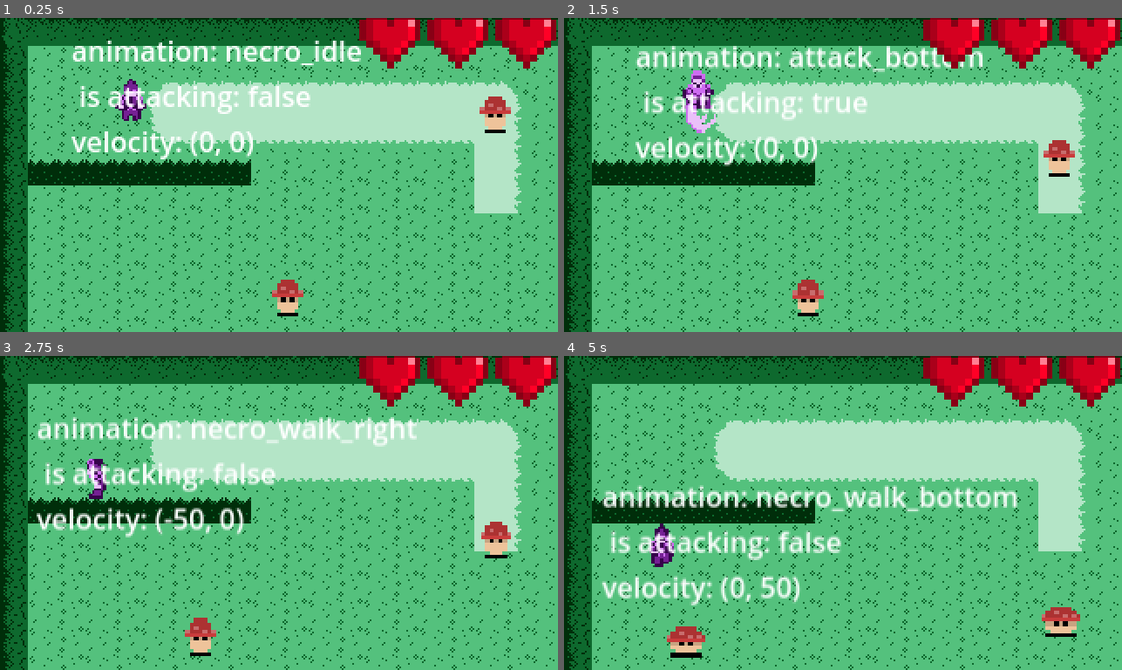
Above: before the commit, frames 1-4 (two rows, left to right).
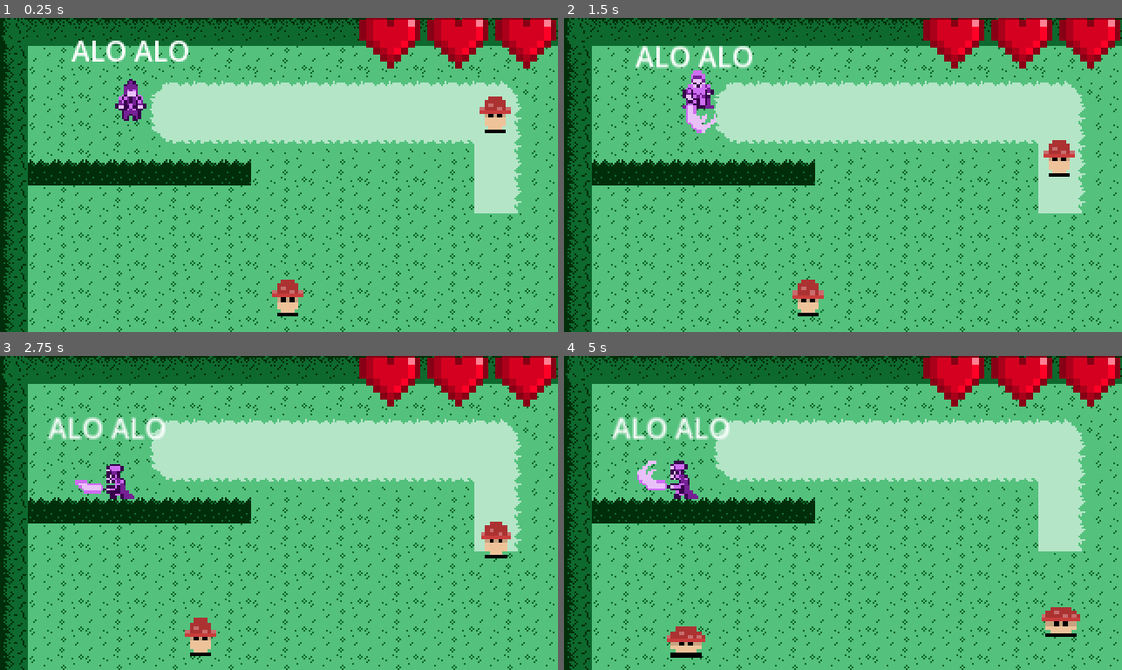
Above: after the commit, the same moments.

Repository: MadDevInc/GameJamFGA-TimeBrunoArtAttack
Game: Godot game, scene res://Scenes/World/world.tscn
Two runs of this game, one before a commit and one after it. Both use one fixed random seed, a clock stepped at 60 frames per second and the inputs below. The project has no main scene, so this scene is started directly.
Inputs (mouse positions are in pixels of both pictures, inside the frame that each line leads up to):
- Up to frame 1 (0.25 s): no input
- Up to frame 2 (1.5 s): move the mouse to (965, 159) at 0.52 s; tap Space (attack) at 0.6, 1.35 s; move the mouse to (731, 190) at 1.27 s; hold S (down) from 1.28 s (still down)
- Up to frame 3 (2.75 s): move the mouse to (334, 443) at 2.02 s; release S (down) at 2.03 s; hold A (key_a) from 2.03 s (still down); tap Space (attack) at 2.3 s
- Up to frame 4 (5 s): move the mouse to (815, 575) at 2.77 s; release A (key_a) at 2.78 s; tap D (key_d) at 2.85 s; tap Space (attack) at 3.05, 3.8, 4.55 s; move the mouse to (1010, 560) at 3.52 s; hold Shift (key_shift) 3.53-4.28 s; hold S (down) from 3.53 s (still down); move the mouse to (675, 465) at 4.27 s; tap W (key_w) at 4.35 s

The runs differ from the first frame. In frame 1, 3.9% of the frame differs, in the area x 12-65%, y 7-45%; in frame 2, 4.5%; in frame 3, 5.5%; in frame 4, 7.2%, in the area x 6-82%, y 19-80%.

Commit message:
so certificano

Diff:
--- a/NecroGame/necro/Scenes/Enemies/enemies.gd
+++ b/NecroGame/necro/Scenes/Enemies/enemies.gd
@@ -32,3 +32,9 @@
 	updateVelocity()
 	move_and_slide()
 	updateAnimation()
+
+
+func _on_hurt_box_area_entered(area):
+	if area == $hitBox:
+		return
+	print("slime hit")
--- a/NecroGame/necro/Scenes/Enemies/enemies.tscn
+++ b/NecroGame/necro/Scenes/Enemies/enemies.tscn
@@ -59,6 +59,9 @@
 radius = 8.0
 height = 24.0
 
+[sub_resource type="CircleShape2D" id="CircleShape2D_fl338"]
+radius = 12.0
+
 [node name="Enemies" type="CharacterBody2D"]
 position = Vector2(59, 35)
 collision_layer = 2
@@ -83,3 +86,13 @@
 position = Vector2(0, -1)
 shape = SubResource("CapsuleShape2D_cp4q5")
 debug_color = Color(0.893993, 0.000217551, 0.782546, 0.42)
+
+[node name="hurtBox" type="Area2D" parent="."]
+collision_layer = 0
+collision_mask = 4
+
+[node name="CollisionShape2D" type="CollisionShape2D" parent="hurtBox"]
+position = Vector2(-1, -3)
+shape = SubResource("CircleShape2D_fl338")
+
+[connection signal="area_entered" from="hurtBox" to="." method="_on_hurt_box_area_entered"]
--- a/NecroGame/necro/Scenes/Player/player.gd
+++ b/NecroGame/necro/Scenes/Player/player.gd
@@ -18,7 +18,7 @@
 var is_attacking : bool = false
 
 func _physics_process(delta):
-	$Label.text = ("animation: " + $AnimatedSprite2D.animation + "\n is attacking: "+ str(is_attacking) + "\nvelocity: " + str(velocity))
+	#$Label.text = ("animation: " + $AnimatedSprite2D.animation + "\n is attacking: "+ str(is_attacking) + "\nvelocity: " + str(velocity))
 
 	var direction_x = Input.get_axis("left", "right")
 	var direction_y = Input.get_axis("up", "down")
@@ -35,21 +35,18 @@
 			velocity.y = move_toward(velocity.y, 0, SPEED)
 
 		if direction_x > 0:
-			$AnimatedSprite2D.flip_h = false
 			$AnimatedSprite2D.play("necro_walk_right")
 		elif direction_x < 0:
-			$AnimatedSprite2D.flip_h = true
-			$AnimatedSprite2D.play("necro_walk_right")
+			$AnimatedSprite2D.play("necro_walk_left")
 		elif direction_y > 0:
 			$AnimatedSprite2D.play("necro_walk_bottom")
 		elif direction_y < 0:
 			$AnimatedSprite2D.play("necro_walk_top")
 
 		if direction_x == 0 and direction_y == 0:
-			if $AnimatedSprite2D.flip_h == false and $AnimatedSprite2D.animation == "necro_walk_right":
+			if $AnimatedSprite2D.animation == "necro_walk_right":
 				$AnimatedSprite2D.play("idle_right")
-			elif $AnimatedSprite2D.flip_h == true and $AnimatedSprite2D.animation == "necro_walk_right":
-				$AnimatedSprite2D.flip_h = false
+			elif $AnimatedSprite2D.animation == "necro_walk_left":
 				$AnimatedSprite2D.play("idle_left")
 			elif $AnimatedSprite2D.animation == "necro_walk_bottom":
 				$AnimatedSprite2D.play("necro_idle")
@@ -76,15 +73,23 @@
 
 func _on_animated_sprite_2d_animation_finished():
 	if $AnimatedSprite2D.animation == "attack_bottom":
+		$swordHit.position = Vector2(1, 5)
+		$swordHit.monitoring = true
 		$AnimatedSprite2D.play("necro_idle")
 		is_attacking = false
 	elif $AnimatedSprite2D.animation == "attack_right":
+		$swordHit.position = Vector2(11, -5)
+		$swordHit.monitoring = true
 		$AnimatedSprite2D.play("idle_right")
 		is_attacking = false
 	elif $AnimatedSprite2D.animation == "attack_left":
+		$swordHit.position = Vector2(-10, -3)
+		$swordHit.monitoring = true
 		$AnimatedSprite2D.play("idle_left")
 		is_attacking = false
 	elif $AnimatedSprite2D.animation == "attack_top":
+		$swordHit.position = Vector2(0, -4)
+		$swordHit.monitoring = true
 		$AnimatedSprite2D.play("idle_top")
 		is_attacking = false
 
@@ -114,7 +119,3 @@
 
 func _on_hurt_box_area_exited(area):
 	enemyCollisions.erase(area)
-
-
-func _on_sword_hit_area_entered(area):
-	pass # Replace with function body.
--- a/NecroGame/necro/Scenes/Player/player.tscn
+++ b/NecroGame/necro/Scenes/Player/player.tscn
@@ -1,15 +1,17 @@
-[gd_scene load_steps=35 format=3 uid="uid://46qcy21dsoc7"]
+[gd_scene load_steps=44 format=3 uid="uid://46qcy21dsoc7"]
 
 [ext_resource type="Script" path="res://scenes/Player/player.gd" id="1_02oea"]
 [ext_resource type="Texture2D" uid="uid://ctepl8nbfkn0g" path="res://sprites/Esqueleto/skeleton_attack_bottom.png" id="2_uqmw3"]
 [ext_resource type="Texture2D" uid="uid://bsweig1ith810" path="res://sprites/Necrogame sprites/necro.png" id="3_1gqqv"]
 [ext_resource type="Texture2D" uid="uid://byrletg15d868" path="res://sprites/Esqueleto/skeleton_attack_rl.png" id="3_13j1c"]
+[ext_resource type="Texture2D" uid="uid://m7bwoqh6jcje" path="res://sprites/Necrogame sprites/skeleton_attack_left.png" id="3_kx2vo"]
 [ext_resource type="Texture2D" uid="uid://bys6h0tat67xw" path="res://sprites/Esqueleto/skeleton_attack_top.png" id="4_jajwv"]
 [ext_resource type="Texture2D" uid="uid://c4ynojoj83od0" path="res://sprites/Necrogame sprites/necro_walk_bottom.png" id="4_r0pst"]
 [ext_resource type="Texture2D" uid="uid://dxa7djag3awrp" path="res://sprites/Esqueleto/skeleton_walk_left.png" id="5_7jion"]
 [ext_resource type="Texture2D" uid="uid://cfhs2p0wojyw8" path="res://sprites/Necrogame sprites/necro_walk_top.png" id="5_gwklw"]
 [ext_resource type="Texture2D" uid="uid://deskr0ipfp305" path="res://sprites/Necrogame sprites/necro_walk_rl.png" id="5_nejrf"]
 [ext_resource type="Texture2D" uid="uid://dhw6gx2mg70uy" path="res://sprites/Esqueleto/skeleton_walk_rl.png" id="6_m7pvv"]
+[ext_resource type="Texture2D" uid="uid://dui6hbfesdmsj" path="res://sprites/Necrogame sprites/necro_walk_left.png" id="10_u3h2o"]
 
 [sub_resource type="AtlasTexture" id="AtlasTexture_tjxo2"]
 atlas = ExtResource("2_uqmw3")
@@ -23,6 +25,18 @@
 atlas = ExtResource("2_uqmw3")
 region = Rect2(32, 0, 16, 32)
 
+[sub_resource type="AtlasTexture" id="AtlasTexture_h3pcl"]
+atlas = ExtResource("3_kx2vo")
+region = Rect2(64, 0, 32, 16)
+
+[sub_resource type="AtlasTexture" id="AtlasTexture_uawxx"]
+atlas = ExtResource("3_kx2vo")
+region = Rect2(32, 0, 32, 16)
+
+[sub_resource type="AtlasTexture" id="AtlasTexture_fkgpw"]
+atlas = ExtResource("3_kx2vo")
+region = Rect2(0, 0, 32, 16)
+
 [sub_resource type="AtlasTexture" id="AtlasTexture_g85pw"]
 atlas = ExtResource("3_13j1c")
 region = Rect2(0, 0, 32, 16)
@@ -67,6 +81,22 @@
 atlas = ExtResource("4_r0pst")
 region = Rect2(16, 0, 16, 16)
 
+[sub_resource type="AtlasTexture" id="AtlasTexture_gf58q"]
+atlas = ExtResource("10_u3h2o")
+region = Rect2(0, 0, 16, 16)
+
+[sub_resource type="AtlasTexture" id="AtlasTexture_vausl"]
+atlas = ExtResource("10_u3h2o")
+region = Rect2(16, 0, 16, 16)
+
+[sub_resource type="AtlasTexture" id="AtlasTexture_2gqxp"]
+atlas = ExtResource("10_u3h2o")
+region = Rect2(32, 0, 16, 16)
+
+[sub_resource type="AtlasTexture" id="AtlasTexture_80a4u"]
+atlas = ExtResource("10_u3h2o")
+region = Rect2(48, 0, 16, 16)
+
 [sub_resource type="AtlasTexture" id="AtlasTexture_u52oc"]
 atlas = ExtResource("5_nejrf")
 region = Rect2(0, 0, 16, 16)
@@ -109,6 +139,20 @@
 }, {
 "frames": [{
 "duration": 1.0,
+"texture": SubResource("AtlasTexture_h3pcl")
+}, {
+"duration": 1.0,
+"texture": SubResource("AtlasTexture_uawxx")
+}, {
+"duration": 1.0,
+"texture": SubResource("AtlasTexture_fkgpw")
+}],
+"loop": true,
+"name": &"attack_left",
+"speed": 5.0
+}, {
+"frames": [{
+"duration": 1.0,
 "texture": SubResource("AtlasTexture_g85pw")
 }, {
 "duration": 1.0,
@@ -180,6 +224,23 @@
 }, {
 "frames": [{
 "duration": 1.0,
+"texture": SubResource("AtlasTexture_gf58q")
+}, {
+"duration": 1.0,
+"texture": SubResource("AtlasTexture_vausl")
+}, {
+"duration": 1.0,
+"texture": SubResource("AtlasTexture_2gqxp")
+}, {
+"duration": 1.0,
+"texture": SubResource("AtlasTexture_80a4u")
+}],
+"loop": true,
+"name": &"necro_walk_left",
+"speed": 5.0
+}, {
+"frames": [{
+"duration": 1.0,
 "texture": SubResource("AtlasTexture_u52oc")
 }, {
 "duration": 1.0,
@@ -208,8 +269,8 @@
 }]
 
 [sub_resource type="CapsuleShape2D" id="CapsuleShape2D_ns6sv"]
-radius = 5.59222
-height = 11.7551
+radius = 7.18368
+height = 14.3674
 
 [sub_resource type="CircleShape2D" id="CircleShape2D_b654q"]
 radius = 9.0
@@ -227,13 +288,18 @@
 position = Vector2(1, -4)
 scale = Vector2(1.60938, 1.53125)
 sprite_frames = SubResource("SpriteFrames_xbxkd")
-animation = &"necro_walk_right"
+animation = &"attack_top"
 autoplay = "necro_idle"
-
-[node name="swordHit" type="Area2D" parent="AnimatedSprite2D"]
-
-[node name="CollisionShape2D" type="CollisionShape2D" parent="AnimatedSprite2D/swordHit"]
-position = Vector2(-0.621357, -2.61225)
+frame = 1
+
+[node name="swordHit" type="Area2D" parent="."]
+position = Vector2(0, -4)
+scale = Vector2(1.60938, 1.53125)
+collision_layer = 4
+collision_mask = 0
+monitoring = false
+
+[node name="CollisionShape2D" type="CollisionShape2D" parent="swordHit"]
 shape = SubResource("CapsuleShape2D_ns6sv")
 
 [node name="CollisionShape2D" type="CollisionShape2D" parent="."]
@@ -261,6 +327,6 @@
 text = "ALO ALO"
 
 [connection signal="animation_finished" from="AnimatedSprite2D" to="." method="_on_animated_sprite_2d_animation_finished"]
-[connection signal="area_entered" from="AnimatedSprite2D/swordHit" to="." method="_on_sword_hit_area_entered"]
+[connection signal="area_entered" from="swordHit" to="." method="_on_sword_hit_area_entered"]
 [connection signal="area_entered" from="hurtBox" to="." method="_on_hurt_box_area_entered"]
 [connection signal="area_exited" from="hurtBox" to="." method="_on_hurt_box_area_exited"]
--- a/NecroGame/necro/Scenes/World/world.tscn
+++ b/NecroGame/necro/Scenes/World/world.tscn
@@ -1,11 +1,10 @@
-[gd_scene load_steps=7 format=4 uid="uid://bgk3ta1vladm3"]
+[gd_scene load_steps=6 format=4 uid="uid://bgk3ta1vladm3"]
 
 [ext_resource type="Script" path="res://Scenes/World/world.gd" id="1_1sva8"]
-[ext_resource type="PackedScene" uid="uid://46qcy21dsoc7" path="res://Scenes/Player/player.tscn" id="1_581yn"]
-[ext_resource type="PackedScene" uid="uid://5jjw1yha0sfm" path="res://Scenes/ground.tscn" id="2_fbujr"]
-[ext_resource type="PackedScene" uid="uid://xhl48uycu6pl" path="res://Scenes/Enemies/enemies.tscn" id="3_15fvu"]
-[ext_resource type="PackedScene" uid="uid://ddlipjgt3sc7p" path="res://Scenes/GUI/heartsContainer.tscn" id="4_1ep2a"]
-[ext_resource type="Script" path="res://Scenes/GUI/heartsContainer.gd" id="6_plv1g"]
+[ext_resource type="PackedScene" uid="uid://46qcy21dsoc7" path="res://scenes/Player/player.tscn" id="1_581yn"]
+[ext_resource type="PackedScene" uid="uid://5jjw1yha0sfm" path="res://scenes/ground.tscn" id="2_fbujr"]
+[ext_resource type="PackedScene" uid="uid://xhl48uycu6pl" path="res://scenes/Enemies/enemies.tscn" id="3_15fvu"]
+[ext_resource type="PackedScene" uid="uid://ddlipjgt3sc7p" path="res://scenes/GUI/heartsContainer.tscn" id="4_1ep2a"]
 
 [node name="World" type="Node2D"]
 script = ExtResource("1_1sva8")
@@ -31,7 +30,4 @@
 
 [node name="CanvasLayer" type="CanvasLayer" parent="."]
 
-[node name="heartsContainer" type="HBoxContainer" parent="CanvasLayer" instance=ExtResource("4_1ep2a")]
-layout_direction = 3
-theme_override_constants/separation = 2
-script = ExtResource("6_plv1g")
+[node name="heartsContainer" parent="CanvasLayer" instance=ExtResource("4_1ep2a")]
--- a/NecroGame/necro/project.godot
+++ b/NecroGame/necro/project.godot
@@ -83,3 +83,4 @@
 
 2d_physics/layer_1="player"
 2d_physics/layer_2="enemy"
+2d_physics/layer_3="hitBoxes"
Not shown: 1 places in NecroGame/necro/Scenes/Enemies/enemies.tscn that only renumber resources
Not shown: 1 places in NecroGame/necro/Scenes/GUI/heartGui.tscn that only renumber resources
Binary file added: NecroGame/necro/Sprites/Esqueleto/necro_walk_left.png
Binary file added: NecroGame/necro/Sprites/Necrogame sprites/necro_walk_left.png
Binary file added: NecroGame/necro/Sprites/Necrogame sprites/skeleton_attack_left.png
